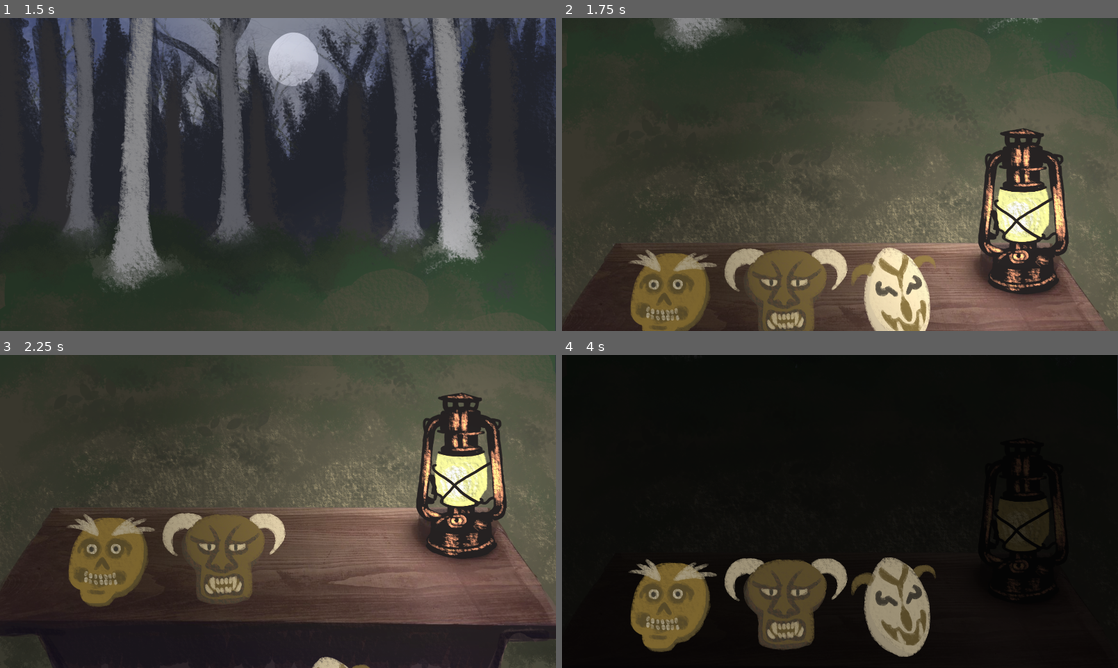
Above: before the commit, frames 1-4 (two rows, left to right).
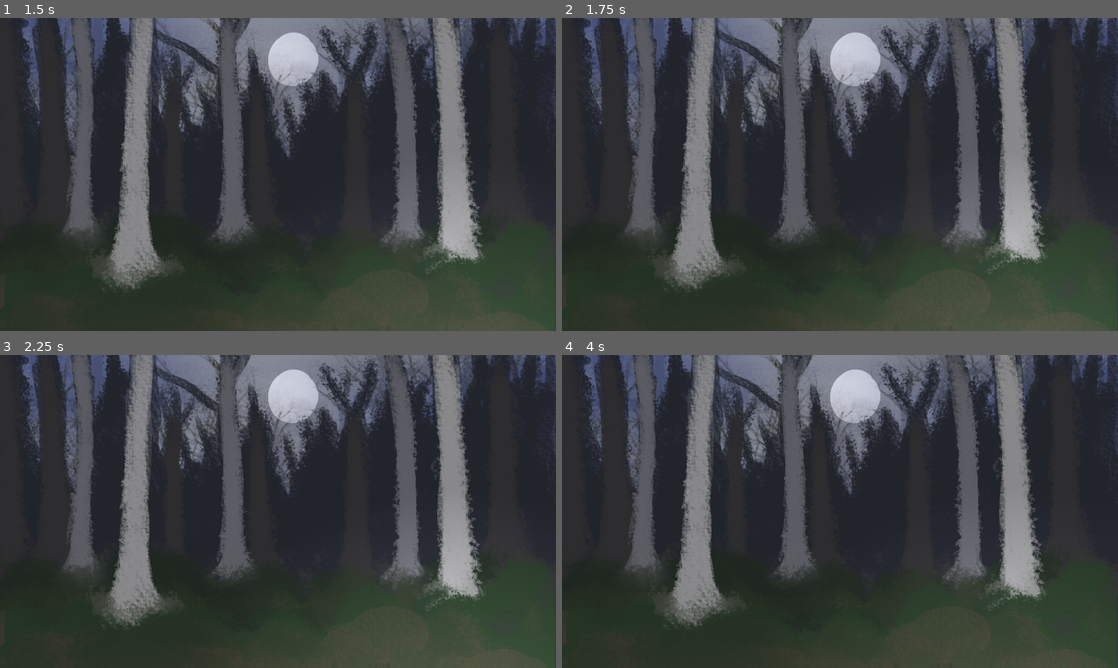
Above: after the commit, the same moments.

Repository: serrureriehurluberlesque/GGJ2026
Game: Godot game, scene res://scenes/main/main.tscn
Two runs of this game, one before a commit and one after it. Both use one fixed random seed, a clock stepped at 60 frames per second and the inputs below. The engine's default icon, where the game draws it, is replaced by a stand-in: a white triangle on a blue panel in a dark square.
Inputs (mouse positions are in pixels of both pictures, inside the frame that each line leads up to):
- Up to frame 1 (1.5 s): tap Enter at 0.5 s; move the mouse to (400, 158) at 0.52 s; hold Up (ui_up) 0.53-1.28 s; hold E (activate) 0.53-1.28 s; click (400, 158) at 0.67 s; tap Space at 1.25 s; move the mouse to (166, 190) at 1.27 s; hold Down (ui_down) from 1.28 s (still down); click (166, 190) at 1.35 s
- Up to frame 2 (1.75 s): keep holding Down (ui_down)
- Up to frame 3 (2.25 s): move the mouse to (333, 561) at 2.02 s; release Down (ui_down) at 2.03 s; hold Up (ui_up) from 2.03 s (still down); hold E (activate) from 2.03 s (still down); click (333, 561) at 2.17 s
- Up to frame 4 (4 s): tap Enter at 2.75 s; move the mouse to (784, 558) at 2.77 s; release E (activate) at 2.78 s; click (784, 558) at 2.85 s; move the mouse to (673, 558) at 3.52 s; release Up (ui_up) at 3.53 s; hold Down (ui_down) from 3.53 s (still down); hold E (activate) from 3.53 s (still down); click (673, 558) at 3.67 s

Frame 1 is identical in both runs. In frame 2, 74% of the frame differs, in the area x 0-100%, y 0-100%; in frame 3, 77%; in frame 4, 99%.

Commit message:
better intro but not yet finished

Diff:
--- a/ggj2026/scenes/main/main.gd
+++ b/ggj2026/scenes/main/main.gd
@@ -19,6 +19,8 @@
 var introed = false
 
 func _ready() -> void:
+	$menu_25.show()
+
 	if DEBUG:
 		Engine.time_scale = 2.0
 	$Monsters.debug = DEBUG
@@ -30,6 +32,9 @@
 	$menu_25.hide()
 	$PointLight2D.enabled = true
 	await get_tree().create_timer(2.0).timeout
+	$AnimationPlayer.play("intro")
+
+func intro_second_part() -> void:
 	camera_trans(CAMERA_DOWN)
 	await $Camera/TransTimer.timeout
 	await get_tree().create_timer(2.0).timeout
@@ -37,6 +42,7 @@
 	await $Camera/TransTimer.timeout
 	introed = true
 	$Monsters.start()
+	$Monsters.update_knsea(knsea)
 
 func _input(event):
 	if not introed:
--- a/ggj2026/scenes/main/main.tscn
+++ b/ggj2026/scenes/main/main.tscn
@@ -21,6 +21,24 @@
 [sub_resource type="Animation" id="Animation_6q06x"]
 length = 0.001
 
+[sub_resource type="Animation" id="Animation_7smn1"]
+resource_name = "intro"
+length = 5.0
+tracks/0/type = "method"
+tracks/0/imported = false
+tracks/0/enabled = true
+tracks/0/path = NodePath(".")
+tracks/0/interp = 1
+tracks/0/loop_wrap = true
+tracks/0/keys = {
+"times": PackedFloat32Array(5),
+"transitions": PackedFloat32Array(1),
+"values": [{
+"args": [],
+"method": &"intro_second_part"
+}]
+}
+
 [sub_resource type="Animation" id="Animation_hujxm"]
 resource_name = "mask_off"
 tracks/0/type = "value"
@@ -68,6 +86,7 @@
 [sub_resource type="AnimationLibrary" id="AnimationLibrary_hujxm"]
 _data = {
 &"RESET": SubResource("Animation_6q06x"),
+&"intro": SubResource("Animation_7smn1"),
 &"mask_off": SubResource("Animation_hujxm"),
 &"mask_on": SubResource("Animation_ow5a4")
 }
@@ -155,6 +174,9 @@
 [node name="TransTimer" type="Timer" parent="Camera" unique_id=1312787439]
 
 [node name="AnimationPlayer" type="AnimationPlayer" parent="." unique_id=122311836]
+libraries/ = SubResource("AnimationLibrary_hujxm")
+
+[node name="AnimationPlayerIntro" type="AnimationPlayer" parent="." unique_id=501664215]
 libraries/ = SubResource("AnimationLibrary_hujxm")
 
 [node name="PointLight2D" type="PointLight2D" parent="." unique_id=1276321656]
@@ -166,6 +188,7 @@
 
 [node name="menu_25" type="TextureRect" parent="." unique_id=2035129078]
 unique_name_in_owner = true
+visible = false
 z_index = 25
 offset_right = 1920.0
 offset_bottom = 2160.0
